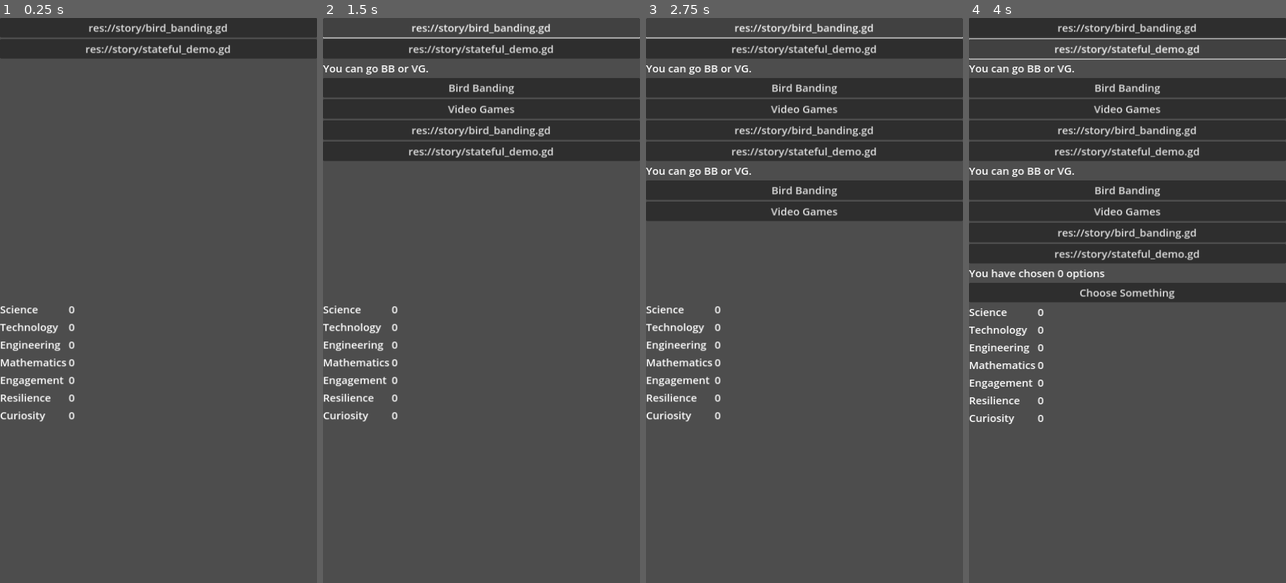
Above: before the commit, frames 1-4 (left to right).
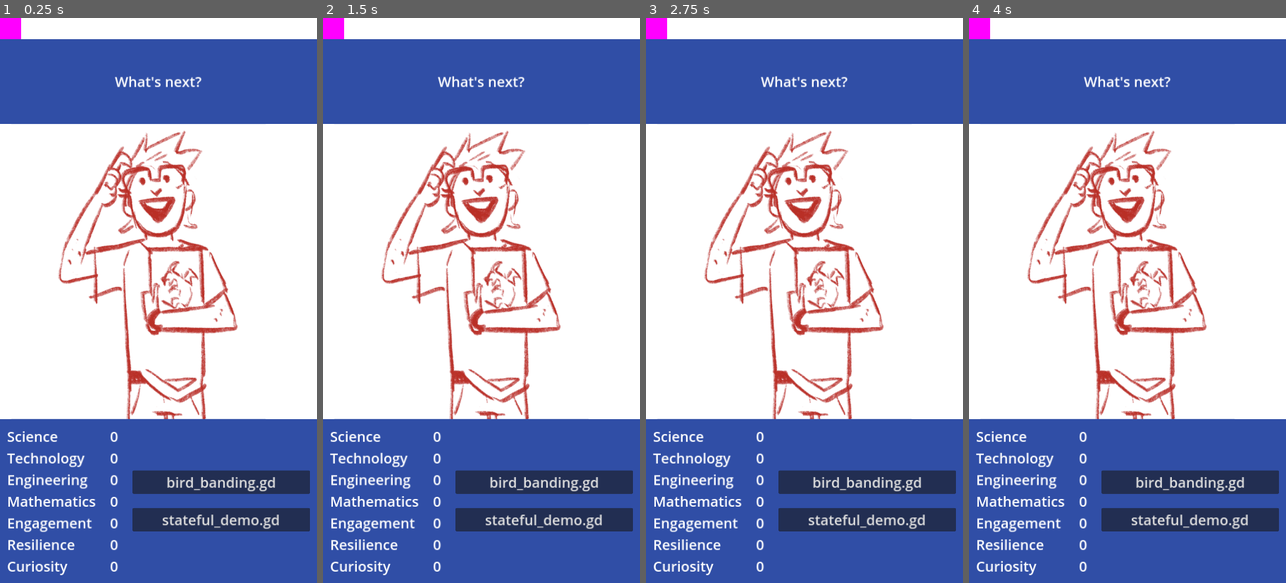
Above: after the commit, the same moments.

Repository: stem-career-paths/game
Game: Godot game, scene res://ui/main_screen.tscn
Two runs of this game, one before a commit and one after it. Both use one fixed random seed, a clock stepped at 60 frames per second and the inputs below.
Inputs (mouse positions are in pixels of both pictures, inside the frame that each line leads up to):
- Up to frame 1 (0.25 s): no input
- Up to frame 2 (1.5 s): click (332, 29) at 0.52 s; click (481, 29) at 1.25 s, where only the run before the commit has a clickable "res://story/bird_banding.gd"
- Up to frame 3 (2.75 s): click (804, 29) at 2 s, where only the run before the commit has a clickable "res://story/bird_banding.gd"
- Up to frame 4 (4 s): click (1127, 46) at 2.75 s, where only the run before the commit has a clickable "res://story/stateful_demo.gd"; click (1127, 46) at 3.5 s, where only the run before the commit has a clickable "res://story/stateful_demo.gd"

The runs differ from the first frame. In frame 1, 100% of the frame differs, in the area x 0-100%, y 0-100%; in frame 2, 100%; in frame 3, 100%; in frame 4, 100%.
Error before the commit: Invalid access to property or key 'res://story/bird_banding.gd' on a base object of type 'Dictionary'. (res://card/simple_story.gd:12)

Commit message:
Update GUI to match UI_Draft_1

Diff:
--- a/project/story/meta_story.gd
+++ b/project/story/meta_story.gd
@@ -1,6 +1,7 @@
 extends RefCounted
 
 const _STORY_PATH := "res://story/"
+
 
 func run(presenter):
 	var story_dir := DirAccess.open(_STORY_PATH)
@@ -9,10 +10,11 @@
 
 	for file_name in story_dir.get_files():
 		if file_name != "meta_story.gd":
-			var file_path := _STORY_PATH + file_name
+			var file_path := file_name
 			options.append(file_path)
 
 	while true:
+		await presenter.show_text("What's next?")
 		var selection = await presenter.show_options(options)
-		var object = load(selection).new()
+		var object = load(_STORY_PATH + selection).new()
 		await object.run(presenter)
--- a/project/ui/character_display.tscn
+++ b/project/ui/character_display.tscn
@@ -2,78 +2,70 @@
 
 [ext_resource type="Script" path="res://ui/character_display.gd" id="1_34qhi"]
 
-[node name="CharacterDisplay" type="Control"]
-layout_mode = 3
+[node name="CharacterDisplay" type="GridContainer"]
 anchors_preset = 15
 anchor_right = 1.0
 anchor_bottom = 1.0
 grow_horizontal = 2
 grow_vertical = 2
+theme_override_constants/h_separation = 32
+columns = 2
 script = ExtResource("1_34qhi")
 
-[node name="GridContainer" type="GridContainer" parent="."]
-layout_mode = 1
-anchors_preset = 15
-anchor_right = 1.0
-anchor_bottom = 1.0
-grow_horizontal = 2
-grow_vertical = 2
-columns = 2
-
-[node name="ScienceLabel" type="Label" parent="GridContainer"]
+[node name="ScienceLabel" type="Label" parent="."]
 layout_mode = 2
 text = "Science"
 
-[node name="ScienceValue" type="Label" parent="GridContainer"]
+[node name="ScienceValue" type="Label" parent="."]
 unique_name_in_owner = true
 layout_mode = 2
 
-[node name="TechnologyLabel" type="Label" parent="GridContainer"]
+[node name="TechnologyLabel" type="Label" parent="."]
 layout_mode = 2
 text = "Technology"
 
-[node name="TechnologyValue" type="Label" parent="GridContainer"]
+[node name="TechnologyValue" type="Label" parent="."]
 unique_name_in_owner = true
 layout_mode = 2
 
-[node name="EngineeringLabel" type="Label" parent="GridContainer"]
+[node name="EngineeringLabel" type="Label" parent="."]
 layout_mode = 2
 text = "Engineering
 "
 
-[node name="EngineeringValue" type="Label" parent="GridContainer"]
+[node name="EngineeringValue" type="Label" parent="."]
 unique_name_in_owner = true
 layout_mode = 2
 
-[node name="MathematicsLabel" type="Label" parent="GridContainer"]
+[node name="MathematicsLabel" type="Label" parent="."]
 layout_mode = 2
 text = "Mathematics
 "
 
-[node name="MathematicsValue" type="Label" parent="GridContainer"]
+[node name="MathematicsValue" type="Label" parent="."]
 unique_name_in_owner = true
 layout_mode = 2
 
-[node name="EngagementLabel" type="Label" parent="GridContainer"]
+[node name="EngagementLabel" type="Label" parent="."]
 layout_mode = 2
 text = "Engagement"
 
-[node name="EngagementValue" type="Label" parent="GridContainer"]
+[node name="EngagementValue" type="Label" parent="."]
 unique_name_in_owner = true
 layout_mode = 2
 
-[node name="ResliienceLabel" type="Label" parent="GridContainer"]
+[node name="ResliienceLabel" type="Label" parent="."]
 layout_mode = 2
 text = "Resilience"
 
-[node name="ResilienceValue" type="Label" parent="GridContainer"]
+[node name="ResilienceValue" type="Label" parent="."]
 unique_name_in_owner = true
 layout_mode = 2
 
-[node name="CuriosityLabel" type="Label" parent="GridContainer"]
+[node name="CuriosityLabel" type="Label" parent="."]
 layout_mode = 2
 text = "Curiosity"
 
-[node name="CuriosityValue" type="Label" parent="GridContainer"]
+[node name="CuriosityValue" type="Label" parent="."]
 unique_name_in_owner = true
 layout_mode = 2
--- a/project/ui/main_screen.gd
+++ b/project/ui/main_screen.gd
@@ -2,7 +2,8 @@
 
 var world := World.new()
 
-signal _option_selected(option:String)
+signal _option_selected(option: String)
+
 
 func _ready():
 	%CharacterDisplay.character = world.character
@@ -11,36 +12,42 @@
 	print("Story is done")
 
 
+func _clear_story_area():
+	for child in %StoryArea.get_children():
+		child.queue_free()
+
+
 ## PRESENTER METHODS ------------------------------------
 
 
-func show_confirmation(text:="OK")->void:
+func show_confirmation(text := "OK") -> void:
 	var button := Button.new()
 	button.text = text
 	%StoryArea.add_child(button)
 	await button.pressed
 
+	_clear_story_area()
 
-func show_effects(effects:Dictionary)->void:
+
+func show_effects(effects: Dictionary) -> void:
 	for attribute in effects.keys():
 		world.character[attribute] += effects[attribute]
 
 
-func show_options(options:Array)->String:
+func show_options(options: Array) -> String:
 	for option in options:
 		var button := Button.new()
 		button.text = option
-		button.pressed.connect(func():
-			_option_selected.emit(option)
-		)
+		button.pressed.connect(func(): _option_selected.emit(option))
 		%StoryArea.add_child(button)
 
 	var selection = await _option_selected
 	print("Going to return ", selection)
+
+	_clear_story_area()
+
 	return selection
 
 
-func show_text(text:String)->void:
-	var label := Label.new()
-	label.text=text
-	%StoryArea.add_child(label)
+func show_text(text: String) -> void:
+	%Text.text = "[center]%s" % text
--- a/project/ui/main_screen.tscn
+++ b/project/ui/main_screen.tscn
@@ -1,10 +1,18 @@
-[gd_scene load_steps=4 format=3 uid="uid://byai3be16a35w"]
+[gd_scene load_steps=8 format=3 uid="uid://byai3be16a35w"]
 
 [ext_resource type="Script" path="res://ui/main_screen.gd" id="1_0trh8"]
+[ext_resource type="Theme" uid="uid://bqnq26iud8rn3" path="res://ui/main_theme.tres" id="1_veehc"]
 [ext_resource type="PackedScene" uid="uid://scwnvnkr08fy" path="res://ui/character_display.tscn" id="2_lcikm"]
+[ext_resource type="Texture2D" uid="uid://b7srskjmxkvei" path="res://ui/ui_test_image.png" id="4_uop47"]
 
-[sub_resource type="Theme" id="Theme_urxq5"]
-default_font_size = 24
+[sub_resource type="StyleBoxFlat" id="StyleBoxFlat_y0sbc"]
+bg_color = Color(1, 1, 1, 1)
+
+[sub_resource type="PlaceholderTexture2D" id="PlaceholderTexture2D_s5m0p"]
+size = Vector2(48, 48)
+
+[sub_resource type="StyleBoxFlat" id="StyleBoxFlat_y2wwg"]
+bg_color = Color(1, 1, 1, 1)
 
 [node name="MainScreen" type="Control"]
 layout_mode = 3
@@ -13,7 +21,7 @@
 anchor_bottom = 1.0
 grow_horizontal = 2
 grow_vertical = 2
-theme = SubResource("Theme_urxq5")
+theme = ExtResource("1_veehc")
 script = ExtResource("1_0trh8")
 
 [node name="VBoxContainer" type="VBoxContainer" parent="."]
@@ -23,13 +31,74 @@
 anchor_bottom = 1.0
 grow_horizontal = 2
 grow_vertical = 2
+theme_override_constants/separation = 0
 
-[node name="StoryArea" type="VBoxContainer" parent="VBoxContainer"]
+[node name="ToolbarContainer" type="PanelContainer" parent="VBoxContainer"]
+layout_mode = 2
+theme_override_styles/panel = SubResource("StyleBoxFlat_y0sbc")
+
+[node name="HBoxContainer" type="HBoxContainer" parent="VBoxContainer/ToolbarContainer"]
+layout_mode = 2
+
+[node name="TextureButton" type="TextureButton" parent="VBoxContainer/ToolbarContainer/HBoxContainer"]
+custom_minimum_size = Vector2(48, 48)
+layout_mode = 2
+texture_normal = SubResource("PlaceholderTexture2D_s5m0p")
+
+[node name="PromptContainer" type="PanelContainer" parent="VBoxContainer"]
+custom_minimum_size = Vector2(0, 192)
+layout_mode = 2
+
+[node name="MarginContainer" type="MarginContainer" parent="VBoxContainer/PromptContainer"]
+layout_mode = 2
+theme_override_constants/margin_left = 64
+theme_override_constants/margin_right = 64
+
+[node name="VBoxContainer" type="VBoxContainer" parent="VBoxContainer/PromptContainer/MarginContainer"]
+layout_mode = 2
+alignment = 1
+
+[node name="Text" type="RichTextLabel" parent="VBoxContainer/PromptContainer/MarginContainer/VBoxContainer"]
+unique_name_in_owner = true
+layout_mode = 2
+bbcode_enabled = true
+text = "[center] Steven invites you to play Dungeons & Dragons, what do you do?"
+fit_content = true
+scroll_active = false
+
+[node name="PanelContainer" type="PanelContainer" parent="VBoxContainer"]
+layout_mode = 2
+size_flags_vertical = 3
+theme_override_styles/panel = SubResource("StyleBoxFlat_y2wwg")
+
+[node name="AspectRatioContainer" type="AspectRatioContainer" parent="VBoxContainer/PanelContainer"]
+layout_mode = 2
+stretch_mode = 1
+
+[node name="TextureRect" type="TextureRect" parent="VBoxContainer/PanelContainer/AspectRatioContainer"]
+layout_mode = 2
+texture = ExtResource("4_uop47")
+expand_mode = 1
+
+[node name="InfoContainer" type="PanelContainer" parent="VBoxContainer"]
+layout_mode = 2
+
+[node name="MarginContainer" type="MarginContainer" parent="VBoxContainer/InfoContainer"]
+layout_mode = 2
+
+[node name="HBoxContainer" type="HBoxContainer" parent="VBoxContainer/InfoContainer/MarginContainer"]
+layout_mode = 2
+theme_override_constants/separation = 32
+
+[node name="CharacterDisplay" parent="VBoxContainer/InfoContainer/MarginContainer/HBoxContainer" instance=ExtResource("2_lcikm")]
 unique_name_in_owner = true
 layout_mode = 2
 size_flags_vertical = 3
 
-[node name="CharacterDisplay" parent="VBoxContainer" instance=ExtResource("2_lcikm")]
+[node name="StoryArea" type="VBoxContainer" parent="VBoxContainer/InfoContainer/MarginContainer/HBoxContainer"]
 unique_name_in_owner = true
 layout_mode = 2
+size_flags_horizontal = 3
 size_flags_vertical = 3
+theme_override_constants/separation = 32
+alignment = 1
--- /dev/null
+++ b/project/ui/main_theme.tres
@@ -0,0 +1,12 @@
+[gd_resource type="Theme" load_steps=2 format=3 uid="uid://bqnq26iud8rn3"]
+
+[sub_resource type="StyleBoxFlat" id="StyleBoxFlat_xf77d"]
+bg_color = Color(0.188235, 0.305882, 0.65098, 1)
+
+[resource]
+default_font_size = 32
+MarginContainer/constants/margin_bottom = 16
+MarginContainer/constants/margin_left = 16
+MarginContainer/constants/margin_right = 16
+MarginContainer/constants/margin_top = 16
+PanelContainer/styles/panel = SubResource("StyleBoxFlat_xf77d")
--- a/project/world/character.gd
+++ b/project/world/character.gd
@@ -4,8 +4,13 @@
 class_name Character extends RefCounted
 
 const ATTRIBUTE_NAMES := [
-	"science", "technology", "engineering", "mathematics",
-	"engagement", "resilience", "curiosity"
+	"science",
+	"technology",
+	"engineering",
+	"mathematics",
+	"engagement",
+	"resilience",
+	"curiosity",
 ]
 
 var science := 0
Binary file added: project/ui/ui_test_image.png
Not shown, added: project/ui/ui_test_image.png.import
